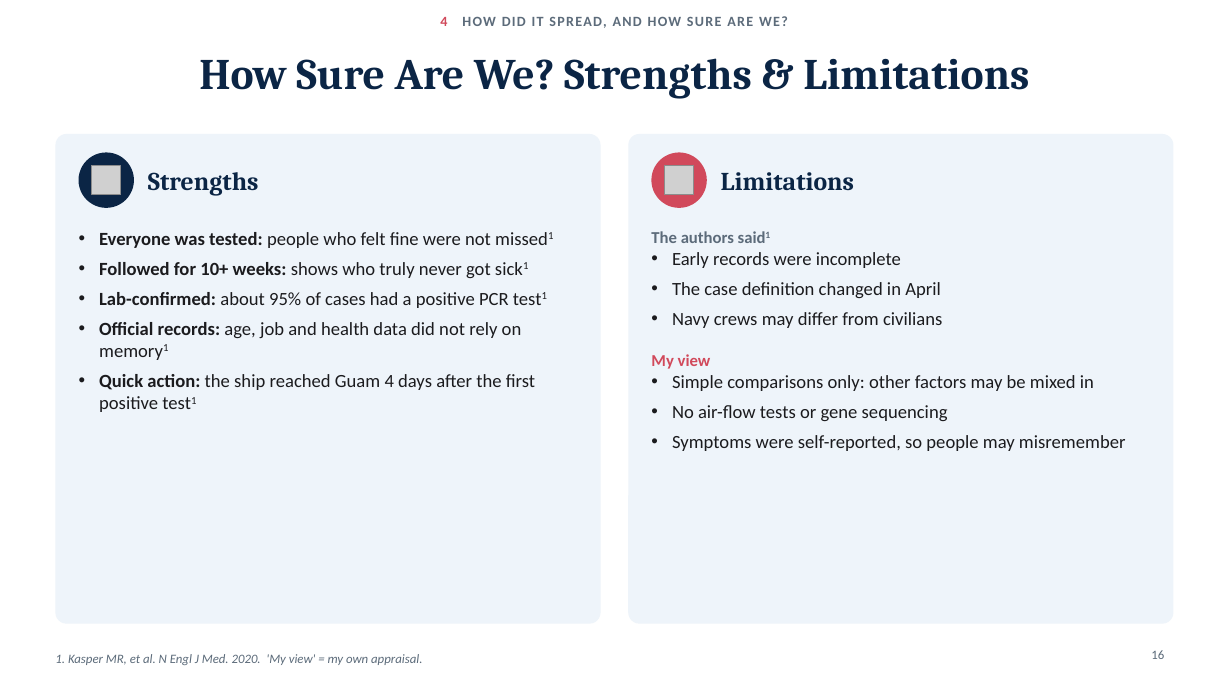
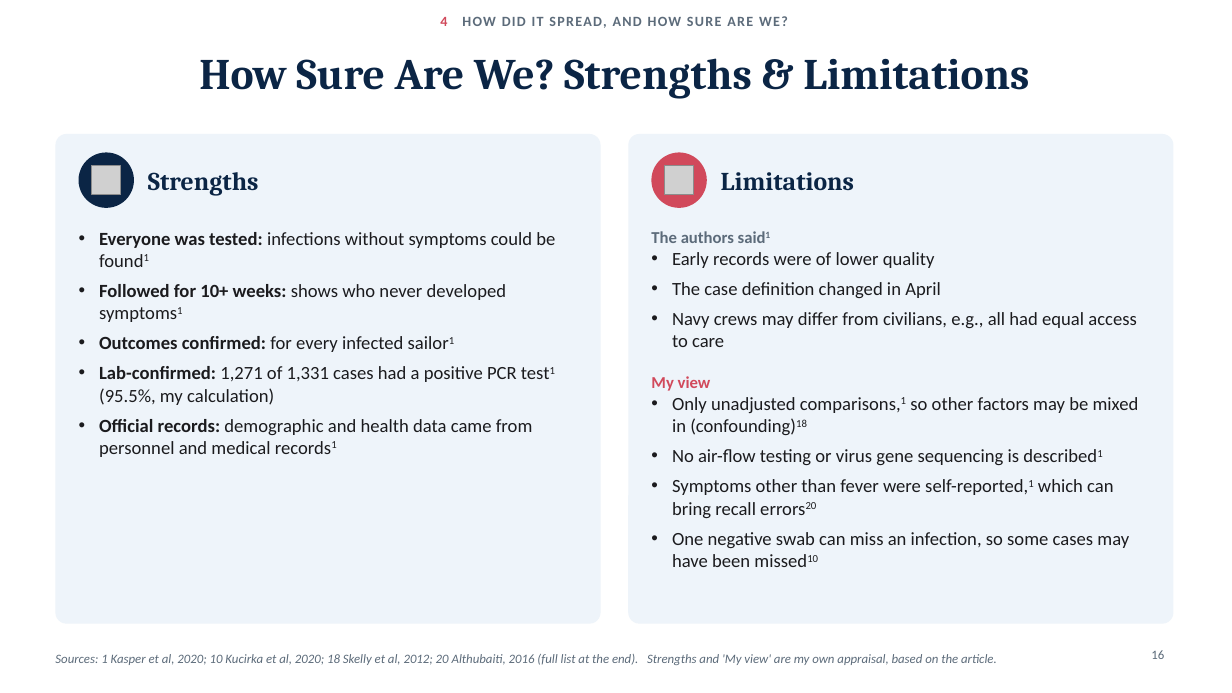
Before and after one commit to adebowa96/Research, a slide deck: slide 16 of Outbreak_of_the_Day/Covid19_Aircraft_Carrier_Outbreak.pptx. Drawn at 1232x693 pixels with LibreOffice and Linux fonts; fonts in the diff are those of the drawing; grey boxes stand for pictures. Boxes give left, top, right and bottom in pixels: in the first picture for what was removed or moved away, otherwise in the second. Text is boxed around its words. In the diff, an @@ line names an element or a change of style, - is before the commit and + after.

```diff
--- a/Outbreak_of_the_Day/Covid19_Aircraft_Carrier_Outbreak.pptx
+++ b/Outbreak_of_the_Day/Covid19_Aircraft_Carrier_Outbreak.pptx
@@ text at bbox=[99, 232, 555, 457]: text changed @@
-• Everyone was tested: people who felt fine were not missed1
-• Followed for 10+ weeks: shows who truly never got sick1
-• Lab-confirmed: about 95% of cases had a positive PCR test1
-• Official records: age, job and health data did not rely on memory1
-• Quick action: the ship reached Guam 4 days after the first positive test1
+• Everyone was tested: infections without symptoms could be found1
+• Followed for 10+ weeks: shows who never developed symptoms1
+• Outcomes confirmed: for every infected sailor1
+• Lab-confirmed: 1,271 of 1,331 cases had a positive PCR test1 (95.5%, my calculation)
+• Official records: demographic and health data came from personnel and medical records1
@@ text at bbox=[672, 252, 935, 268]: text changed @@
-• Early records were incomplete
+• Early records were of lower quality
@@ text at bbox=[672, 312, 1137, 347]: text changed @@
-• Navy crews may differ from civilians
+• Navy crews may differ from civilians, e.g., all had equal access to care
@@ text at bbox=[672, 397, 1139, 567]: text changed @@
-• Simple comparisons only: other factors may be mixed in
-• No air-flow tests or gene sequencing
-• Symptoms were self-reported, so people may misremember
+• Only unadjusted comparisons,1 so other factors may be mixed in (confounding)18
+• No air-flow testing or virus gene sequencing is described1
+• Symptoms other than fever were self-reported,1 which can bring recall errors20
+• One negative swab can miss an infection, so some cases may have been missed10
@@ text at bbox=[55, 654, 997, 665]: text changed @@
-1. Kasper MR, et al. N Engl J Med. 2020. 'My view' = my own appraisal.
+Sources: 1 Kasper et al, 2020; 10 Kucirka et al, 2020; 18 Skelly et al, 2012; 20 Althubaiti, 2016 (full list at the end). Strengths and 'My view' are my own appraisal, based on the article.
```
Also in this commit, not shown: 18 other slides changed, 3 slides added, 1 slide removed.
